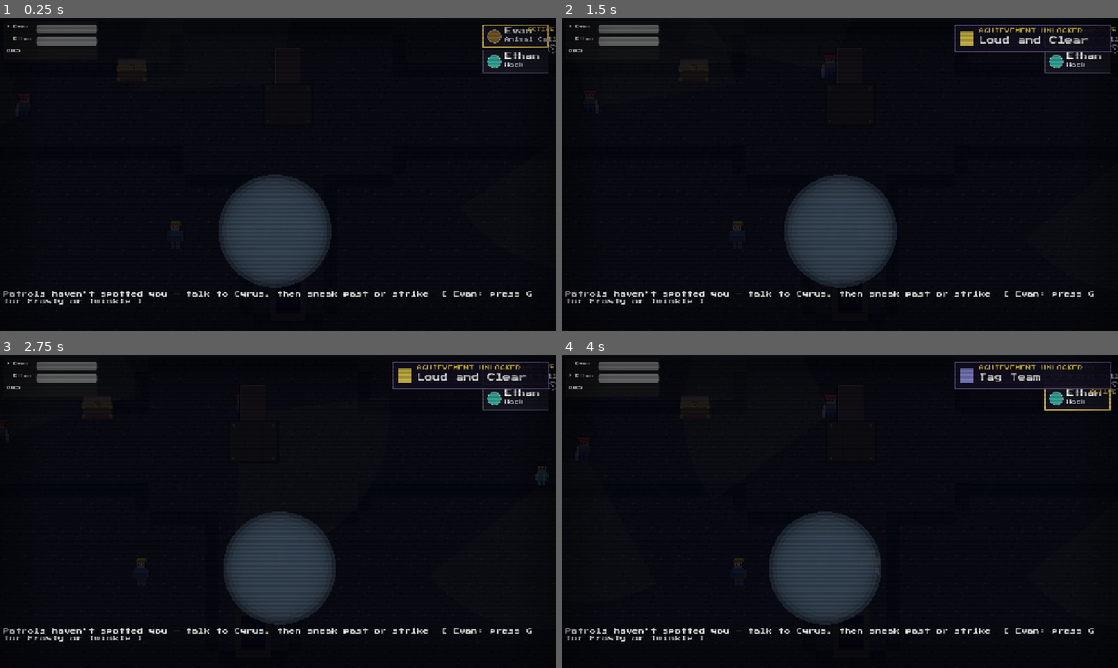
Above: before the commit, frames 1-4 (two rows, left to right).
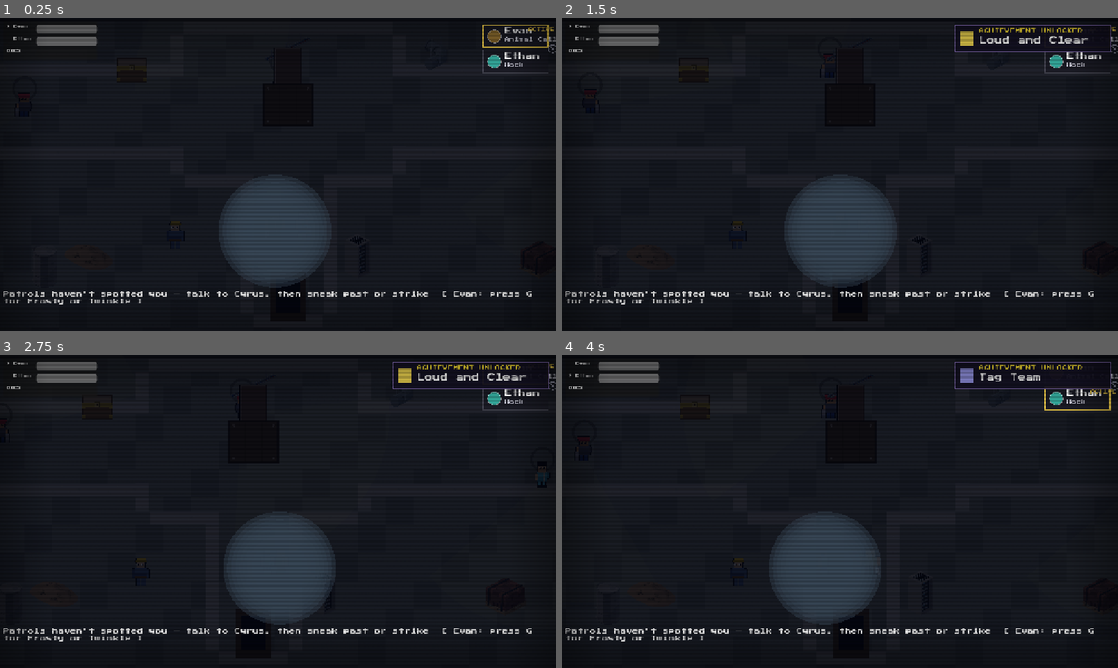
Above: after the commit, the same moments.

Repository: dougreichard/rpg_game
Game: Godot game, scene res://scenes/levels/UndergroundTunnels.tscn
Two runs of this game, one before a commit and one after it. Both use one fixed random seed, a clock stepped at 60 frames per second and the inputs below. This scene is started directly instead of the project's main scene.
Inputs (mouse positions are in pixels of both pictures, inside the frame that each line leads up to):
- Up to frame 1 (0.25 s): no input
- Up to frame 2 (1.5 s): tap Enter (ui_accept) at 0.5, 0.77, 1.25 s; move the mouse to (962, 158) at 0.52 s; hold D (move_right) 0.53-1.25 s; hold F (attack) 0.53-1.25 s; click (962, 158) at 0.67 s; drag from (728, 190) to (845, 224) at 1.27 s
- Up to frame 3 (2.75 s): move the mouse to (333, 442) at 2.02 s; hold D (move_right) from 2.03 s (still down); tap V (dash) at 2.1 s
- Up to frame 4 (4 s): release D (move_right) at 2.75 s; drag from (812, 574) to (806, 414) at 2.77 s; tap Enter (ui_accept) at 3.5, 3.77 s; move the mouse to (1006, 558) at 3.52 s; hold A (move_left) from 3.53 s (still down); tap Tab (swap) at 3.6 s

The runs differ from the first frame. In frame 1, 2.9% of the frame differs, in the area x 4-96%, y 7-93%; in frame 2, 2.6%; in frame 3, 2.6%; in frame 4, 2.8%.

Commit message:
Underground Tunnels: Synty interior + maintenance dressing
Seventh Phase 3 level. Concrete floor + stone-block walls; the Construction
slab-pile is the rubble Evan clears, with Office ducting/cable trays +
barrels/brick/server/dirt dressing.

Co-Authored-By: Claude Opus 4.8 <noreply@anthropic.com>

Diff:
--- a/scripts/levels/underground_tunnels.gd
+++ b/scripts/levels/underground_tunnels.gd
@@ -7,8 +7,22 @@
 const FLOOR_ACCENT_COLOR: Color = Color(0.38, 0.35, 0.28)
 const FLOOR_COLS: int = 30
 const FLOOR_ROWS: int = 17
-const FLOOR_TILE_PLAIN: Vector2i = Vector2i(0, 4)
-const FLOOR_TILE_ACCENT: Vector2i = Vector2i(1, 4)
+const FLOOR_TILE_PLAIN: Vector2i = Vector2i(0, 0)
+const FLOOR_TILE_ACCENT: Vector2i = Vector2i(1, 0)
+# Synty 2.5D tunnels (see docs/synty_2_5d_art_plan.md): concrete floor +
+# stone-block walls; Construction rubble + Office ducting/cable billboards.
+const SYNTY_FLOOR: String = "res://assets/art/tiles/synty_floor_concrete.png"
+const SYNTY_WALL: String = "res://assets/art/tiles/synty_wall_stone.png"
+const RUBBLE_BILLBOARD: String = "res://assets/art/synty/props/rubble.png"
+# [name, x, y, on-screen height px] maintenance-tunnel dressing.
+const TUNNEL_PROPS: Array = [
+	["dirt_pile", 250, 470, 30],
+	["cable_tray", 480, 230, 30],
+	["ducting", 650, 240, 40],
+	["barrel", 200, 490, 50],
+	["brick_stack", 770, 480, 44],
+	["server", 560, 480, 52],
+]
 const FLOOR_ACCENT_PERIOD: int = 4
 
 const GRUNT_SCENE: PackedScene = preload("res://scenes/enemies/Grunt.tscn")
@@ -238,7 +252,7 @@
 func _build_floor() -> void:
 	var tile_map := TileMap.new()
 	tile_map.name = "Floor"
-	tile_map.tile_set = PlaceholderArt.make_hb_tileset()
+	tile_map.tile_set = PlaceholderArt.make_synty_floor_tileset(SYNTY_FLOOR)
 	add_child(tile_map)
 	move_child(tile_map, 0)
 	tile_map.position = Vector2(CAMERA_LIMIT_LEFT, CAMERA_LIMIT_TOP)
@@ -253,21 +267,40 @@
 # layout (16 wall segments forming a corridor/junction/two-tunnel network)
 # needed zero changes here, only more .tscn nodes.
 func _build_walls() -> void:
-	var wall_color: Color = FLOOR_BASE_COLOR.darkened(0.35)
+	var wall_tex: Texture2D = PlaceholderArt.make_synty_wall_tile(SYNTY_WALL)
 	for wall in $Walls.get_children():
 		if not wall is StaticBody2D:
 			continue
 		var shape: CollisionShape2D = wall.get_node("CollisionShape2D")
 		var rect: RectangleShape2D = shape.shape
 		var sprite := Sprite2D.new()
-		sprite.texture = PlaceholderArt.make_wall_texture(wall_color, int(rect.size.x), int(rect.size.y))
+		sprite.texture = wall_tex
+		sprite.texture_repeat = CanvasItem.TEXTURE_REPEAT_ENABLED
+		sprite.region_enabled = true
+		sprite.region_rect = Rect2(0.0, 0.0, rect.size.x, rect.size.y)
 		wall.add_child(sprite)
+
+func _apply_synty_billboard(spr: Sprite2D, path: String, target_h: float) -> bool:
+	if not ResourceLoader.exists(path):
+		return false
+	var tex: Texture2D = load(path)
+	spr.texture = tex
+	spr.offset = Vector2(0.0, -tex.get_height() / 2.0)
+	spr.scale = Vector2.ONE * (target_h / float(tex.get_height()))
+	return true
 
 func _create_rubble() -> void:
 	_rubble_sprite = Sprite2D.new()
-	_rubble_sprite.texture = PlaceholderArt.make_gate_texture(Color(0.34, 0.3, 0.28), 60, 44)
+	if not _apply_synty_billboard(_rubble_sprite, RUBBLE_BILLBOARD, 44.0):
+		_rubble_sprite.texture = PlaceholderArt.make_gate_texture(Color(0.34, 0.3, 0.28), 60, 44)
 	_rubble_sprite.position = RUBBLE_POS
 	add_child(_rubble_sprite)
+	# Maintenance-tunnel dressing (Construction + Office billboards).
+	for p: Array in TUNNEL_PROPS:
+		var spr := Sprite2D.new()
+		if _apply_synty_billboard(spr, "res://assets/art/synty/props/%s.png" % p[0], float(p[3])):
+			spr.position = Vector2(float(p[1]), float(p[2]))
+			add_child(spr)
 
 func _create_shortcut_door() -> void:
 	_shortcut_door_sprite = Sprite2D.new()
Binary file added: assets/art/synty/props/cable_tray.png
Not shown, added: assets/art/synty/props/cable_tray.png.import
Binary file added: assets/art/synty/props/dirt_pile.png
Not shown, added: assets/art/synty/props/dirt_pile.png.import
Binary file added: assets/art/synty/props/ducting.png
Not shown, added: assets/art/synty/props/ducting.png.import
Binary file added: assets/art/synty/props/rubble.png
Not shown, added: assets/art/synty/props/rubble.png.import
Binary file added: assets/art/tiles/synty_floor_concrete.png
Not shown, added: assets/art/tiles/synty_floor_concrete.png.import
